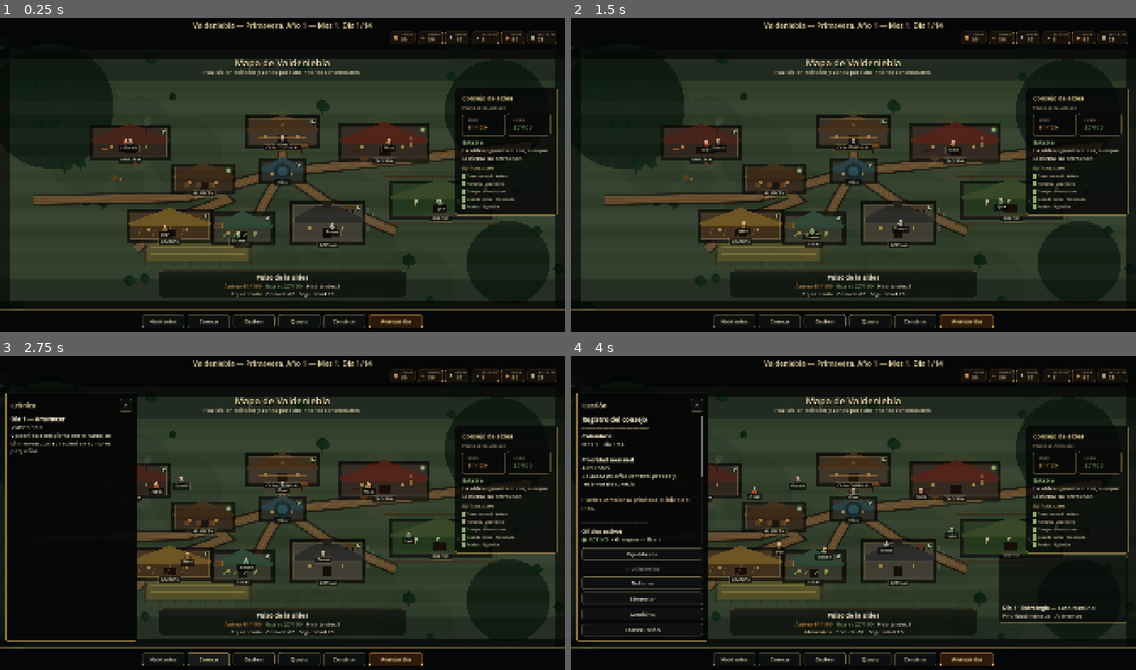
Above: before the commit, frames 1-4 (two rows, left to right).
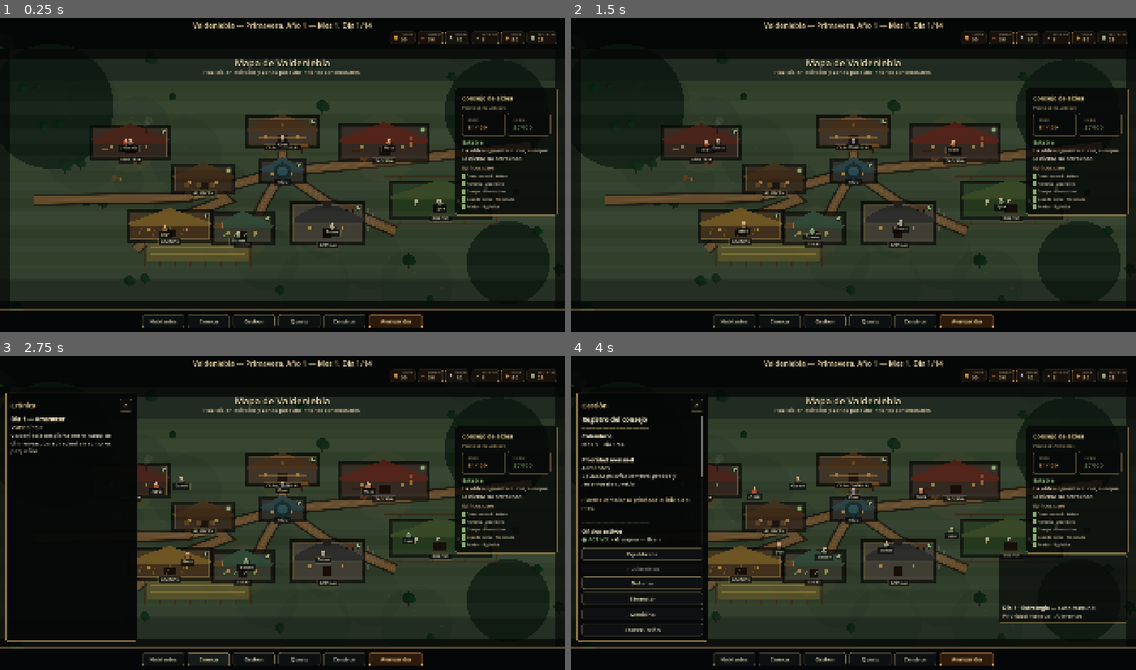
Above: after the commit, the same moments.

Repository: Nachobt98/valdeniebla
Game: Godot game, scene res://main.tscn
The game is run twice, just before and just after one commit, with the same random seed, the same clock (stepped at 60 frames per second) and the same inputs.
Inputs:
- Up to frame 1 (0.25 s): no input
- Up to frame 2 (1.5 s): click "Habitantes" at 0.5 s; click "×" at 1.25 s
- Up to frame 3 (2.75 s): click "Crónica" at 2 s
- Up to frame 4 (4 s): click "Gestión" at 2.75 s; click "Alimentos" at 3.5 s

The runs differ from the first frame. In frame 1, 1.5% of the frame differs, in the area x 28-72%, y 80-89%; in frame 2, 1.5%; in frame 3, 1.5%; in frame 4, 1.5%.

Commit message:
Remove redundant village pulse panel

Diff:
--- a/main.gd
+++ b/main.gd
@@ -128,7 +128,7 @@
 	map_title_label.add_theme_constant_override("shadow_offset_x", 2)
 	map_title_label.add_theme_constant_override("shadow_offset_y", 2)
 	map_hint_label.add_theme_color_override("default_color", Color(0.86, 0.80, 0.66))
-	map_status_label.add_theme_stylebox_override("normal", make_hud_panel_style(Color(0.025, 0.031, 0.028, 0.62), Color(0.64, 0.52, 0.30, 0.24), 8))
+	map_status_label.visible = false
 
 func make_hud_panel_style(bg_color: Color, border_color: Color, radius: int) -> StyleBoxFlat:
 	var style := StyleBoxFlat.new()
@@ -649,28 +649,7 @@
 	]
 
 func update_map_status() -> void:
-	var average_mood := village_state.get_average_state("ánimo")
-	var average_stress := village_state.get_average_state("estrés")
-	var mood_color := "#a33b35"
-	if average_mood >= 55:
-		mood_color = "#8aac73"
-	elif average_mood >= 35:
-		mood_color = "#d09347"
-	var stress_color := "#a33b35"
-	if average_stress <= 35:
-		stress_color = "#8aac73"
-	elif average_stress <= 60:
-		stress_color = "#d09347"
-	map_status_label.text = "[center][font_size=21][b]Pulso de la aldea[/b][/font_size]\n[color=%s]Ánimo %d/100[/color]   [color=%s]Estrés %d/100[/color]   Habitantes %d\n[color=#d8c28a]%s[/color]   Comida %d   Seguridad %d[/center]" % [
-		mood_color,
-		average_mood,
-		stress_color,
-		average_stress,
-		village_state.npc_order.size(),
-		MonthlyStrategyDatabase.get_strategy_name(village_state.current_strategy_id),
-		village_state.get_resource("comida"),
-		village_state.get_resource("seguridad")
-	]
+	map_status_label.text = ""
 
 func clear_dynamic_context_buttons() -> void:
 	for button: Button in dynamic_context_buttons:
